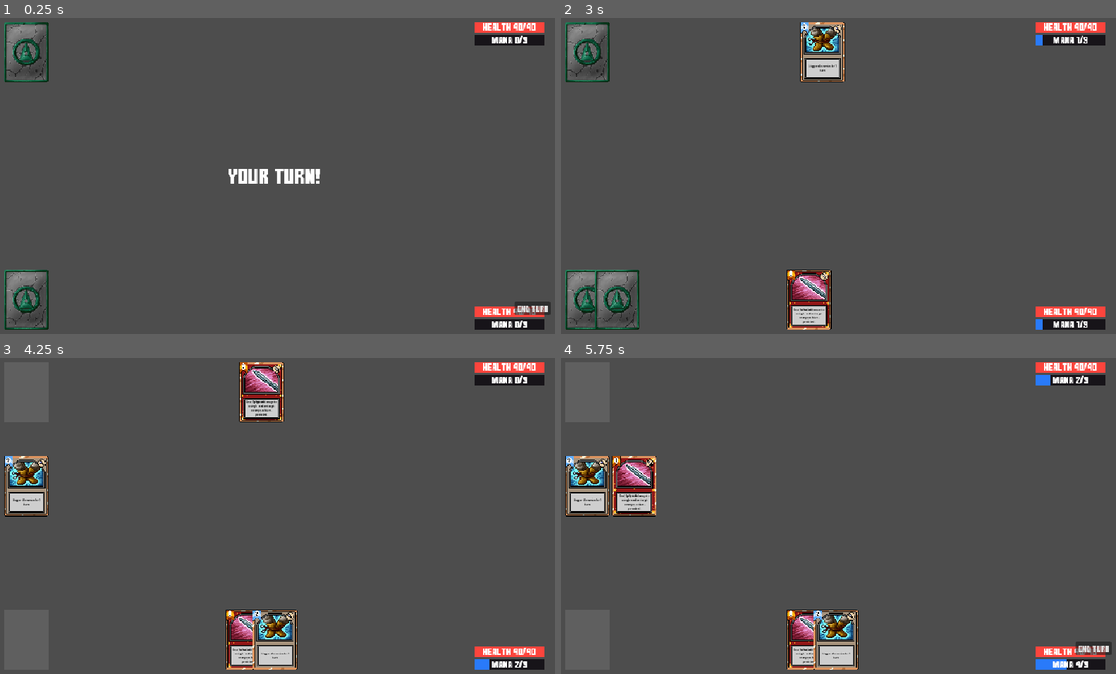
Above: before the commit, frames 1-4 (two rows, left to right).
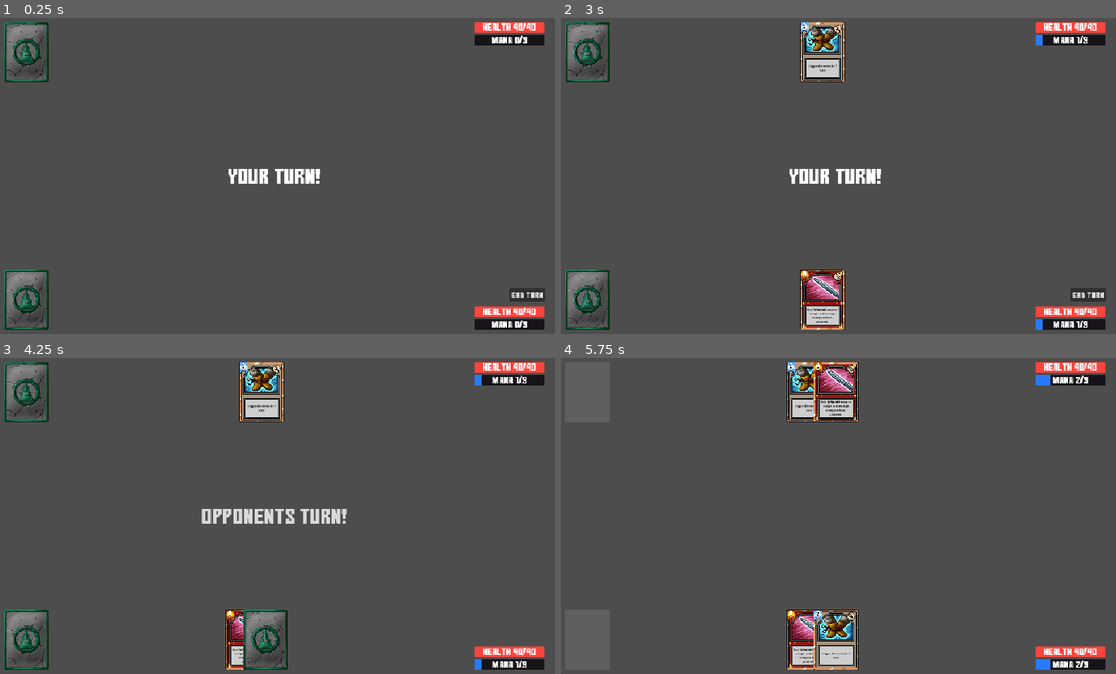
Above: after the commit, the same moments.

Repository: kieranlavelle/pixadeck
Game: Godot game, scene res://scenes/main.tscn
Same seed, same stepped clock (60 frames per second), same inputs: the game is played once before the commit and once after it.
Inputs (mouse positions are in pixels of both pictures, inside the frame that each line leads up to):
- Up to frame 1 (0.25 s): no input
- Up to frame 2 (3 s): click "End Turn" at 0.5 s; move the mouse to (960, 160) at 1.27 s; press the mouse at (960, 160) at 1.28 s; release the mouse at (960, 160) at 2 s; click (1093, 308) at 2 s, where only the run before the commit has a clickable "End Turn"; tap Enter at 2.75 s; drag from (821, 52) to (805, 239) at 2.77 s
- Up to frame 3 (4.25 s): click "End Turn" at 3.5 s
- Up to frame 4 (5.75 s): move the mouse to (821, 392) at 4.27 s; press the mouse at (821, 392) at 4.28 s; release the mouse at (821, 392) at 5 s; drag from (588, 487) to (666, 468) at 5.02 s

The runs differ from the first frame. In frame 1, 0.5% of the frame differs, in the area x 91-100%, y 85-94%; in frame 2, 3.3%; in frame 3, 6.8%, in the area x 0-96%, y 1-99%; in frame 4, 5.5%.

Commit message:
Make AI behave more like a human, remove unused offsets

Diff:
--- a/scenes/main.tscn
+++ b/scenes/main.tscn
@@ -86,10 +86,10 @@
 script = ExtResource("6_85g3d")
 
 [node name="EndTurnButton" type="Button" parent="BattleOverlay" unique_id=1616301139]
-offset_left = 889.0
-offset_top = 484.0
-offset_right = 950.0
-offset_bottom = 507.0
+offset_left = 880.0
+offset_top = 461.0
+offset_right = 941.0
+offset_bottom = 484.0
 theme_override_fonts/font = ExtResource("7_85g3d")
 theme_override_font_sizes/font_size = 14
 text = "End Turn"
--- a/src/combatant/controllers/ai_controller.gd
+++ b/src/combatant/controllers/ai_controller.gd
@@ -9,6 +9,9 @@
 
 
 func play_turn() -> void:
+	# as soon as card draw is finished we enter here. Wait a second so as to not look silly.
+	await get_tree().create_timer(1).timeout
+
 	# look at the cards in hand, pick one, play it.
 	var dropzone: CardDropZone = get_tree().get_first_node_in_group("CardDropZone")
 
